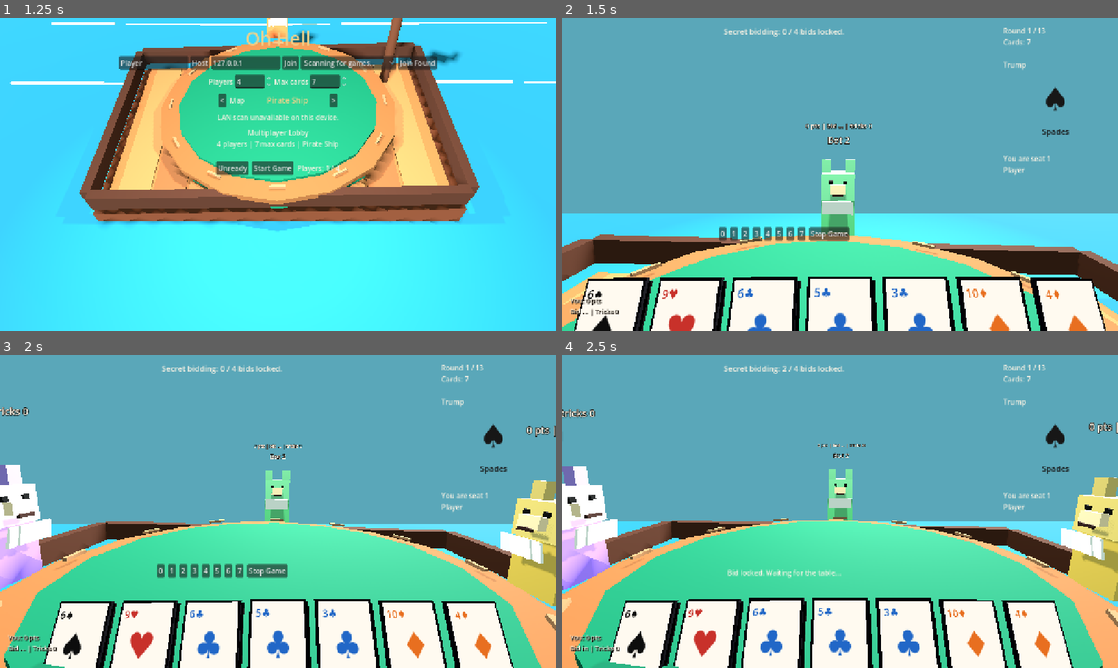
Above: before the commit, frames 1-4 (two rows, left to right).
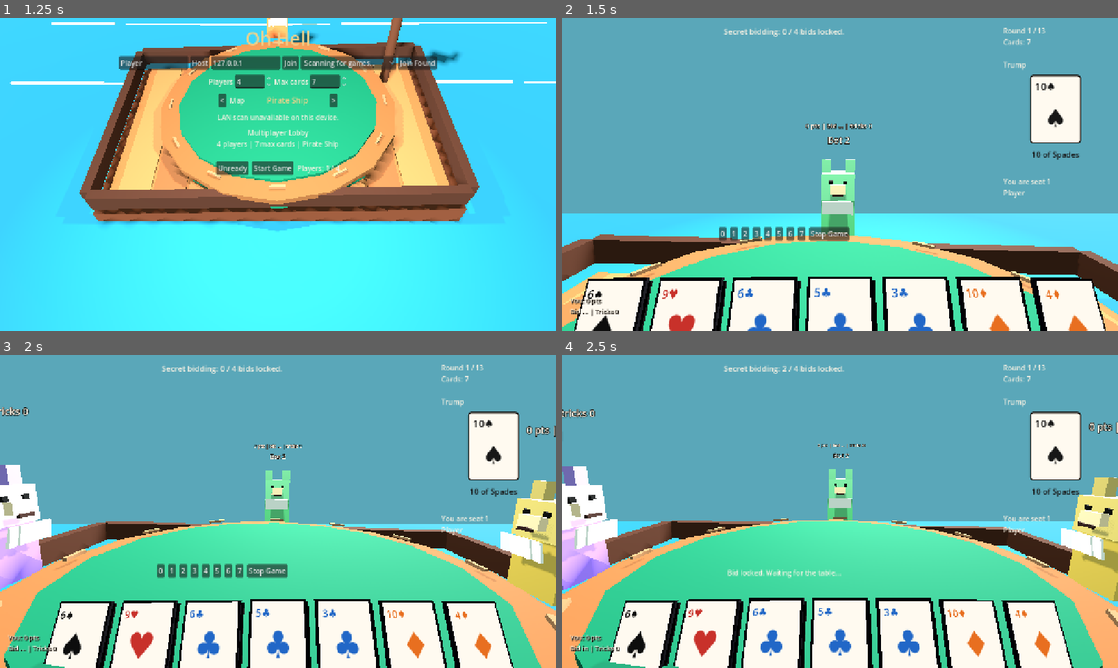
Above: after the commit, the same moments.

Repository: JordanOakFox/oh-hell-godot
Game: Godot game, scene res://scenes/main.tscn
Same seed, same stepped clock (60 frames per second), same inputs: the game is played once before the commit and once after it.
Inputs:
- Up to frame 1 (1.25 s): click "Ready" at 0.5 s
- Up to frame 2 (1.5 s): click "Start Game" at 1.25 s
- Up to frame 3 (2 s): no input
- Up to frame 4 (2.5 s): click "0" at 2 s

Frame 1 is identical in both runs. In frame 2, 2.4% of the frame differs, in the area x 79-94%, y 18-58%; in frame 3, 2.4%; in frame 4, 2.4%.

Commit message:
Show actual trump card

Diff:
--- a/scripts/game_rules.gd
+++ b/scripts/game_rules.gd
@@ -59,6 +59,7 @@
 	return {
 		"hands": hands,
 		"trump": deck[cursor]["suit"],
+		"trump_card": deck[cursor],
 	}
 
 func legal_cards(hand: Array, led_suit) -> Array:
--- a/scripts/main.gd
+++ b/scripts/main.gd
@@ -51,7 +51,9 @@
 var map_name_label: Label
 var right_info_panel: VBoxContainer
 var right_info_label: Label
-var trump_symbol_label: Label
+var trump_card_panel: PanelContainer
+var trump_card_rank_label: Label
+var trump_card_suit_label: Label
 var trump_name_label: Label
 var seat_info_label: Label
 var trick_box: HBoxContainer
@@ -290,11 +292,40 @@
 	right_info_label.add_theme_color_override("font_color", Color("#f7f1e3"))
 	right_info_panel.add_child(right_info_label)
 
-	trump_symbol_label = Label.new()
-	trump_symbol_label.horizontal_alignment = HORIZONTAL_ALIGNMENT_CENTER
-	trump_symbol_label.add_theme_font_size_override("font_size", 76)
-	trump_symbol_label.custom_minimum_size = Vector2(0, 84)
-	right_info_panel.add_child(trump_symbol_label)
+	trump_card_panel = PanelContainer.new()
+	trump_card_panel.custom_minimum_size = Vector2(118, 158)
+	trump_card_panel.size_flags_horizontal = Control.SIZE_SHRINK_CENTER
+	var trump_card_style := StyleBoxFlat.new()
+	trump_card_style.bg_color = Color("#fffaf0")
+	trump_card_style.border_color = Color("#17110c")
+	trump_card_style.set_border_width_all(3)
+	trump_card_style.set_corner_radius_all(7)
+	trump_card_panel.add_theme_stylebox_override("panel", trump_card_style)
+	right_info_panel.add_child(trump_card_panel)
+
+	var trump_card_margin := MarginContainer.new()
+	trump_card_margin.add_theme_constant_override("margin_left", 8)
+	trump_card_margin.add_theme_constant_override("margin_top", 6)
+	trump_card_margin.add_theme_constant_override("margin_right", 8)
+	trump_card_margin.add_theme_constant_override("margin_bottom", 6)
+	trump_card_panel.add_child(trump_card_margin)
+
+	var trump_card_column := VBoxContainer.new()
+	trump_card_column.alignment = BoxContainer.ALIGNMENT_CENTER
+	trump_card_column.add_theme_constant_override("separation", 4)
+	trump_card_margin.add_child(trump_card_column)
+
+	trump_card_rank_label = Label.new()
+	trump_card_rank_label.horizontal_alignment = HORIZONTAL_ALIGNMENT_LEFT
+	trump_card_rank_label.add_theme_font_size_override("font_size", 24)
+	trump_card_column.add_child(trump_card_rank_label)
+
+	trump_card_suit_label = Label.new()
+	trump_card_suit_label.horizontal_alignment = HORIZONTAL_ALIGNMENT_CENTER
+	trump_card_suit_label.vertical_alignment = VERTICAL_ALIGNMENT_CENTER
+	trump_card_suit_label.add_theme_font_size_override("font_size", 58)
+	trump_card_suit_label.size_flags_vertical = Control.SIZE_EXPAND_FILL
+	trump_card_column.add_child(trump_card_suit_label)
 
 	trump_name_label = Label.new()
 	trump_name_label.horizontal_alignment = HORIZONTAL_ALIGNMENT_CENTER
@@ -404,6 +435,7 @@
 		"bid_submitted": _filled_array(lobby_player_count, false),
 		"tricks_won": _filled_array(lobby_player_count, 0),
 		"trump": "",
+		"trump_card": {},
 		"trick": [],
 		"led_suit": null,
 		"leader": 0,
@@ -441,6 +473,7 @@
 		"bid_submitted": _filled_array(lobby_player_count, false),
 		"tricks_won": _filled_array(lobby_player_count, 0),
 		"trump": "",
+		"trump_card": {},
 		"trick": [],
 		"led_suit": null,
 		"leader": 0,
@@ -479,6 +512,7 @@
 		"bid_submitted": [],
 		"tricks_won": [],
 		"trump": "",
+		"trump_card": {},
 		"trick": [],
 		"led_suit": null,
 		"leader": 0,
@@ -501,6 +535,7 @@
 	var deal := GameRules.deal_round(state["num_players"], round_size, rng)
 	state["hands"] = deal["hands"]
 	state["trump"] = deal["trump"]
+	state["trump_card"] = deal["trump_card"]
 	state["bids"] = []
 	state["bids"].resize(state["num_players"])
 	state["bids"].fill(null)
@@ -668,12 +703,23 @@
 
 func _render_trump_symbol() -> void:
 	var trump := str(view_state.get("trump", ""))
-	trump_symbol_label.text = SUIT_SYMBOLS.get(trump, trump)
-	trump_symbol_label.add_theme_color_override("font_color", SUIT_COLORS.get(trump, Color("#f7f1e3")))
+	var trump_card: Dictionary = view_state.get("trump_card", {})
+	var rank_text := "?"
+	if trump_card.has("rank"):
+		rank_text = _rank_text(int(trump_card["rank"]))
+	var suit_symbol: String = SUIT_SYMBOLS.get(trump, trump)
+	var color: Color = SUIT_COLORS.get(trump, Color("#17110c"))
+	trump_card_rank_label.text = "%s%s" % [rank_text, suit_symbol]
+	trump_card_rank_label.add_theme_color_override("font_color", color)
+	trump_card_suit_label.text = suit_symbol
+	trump_card_suit_label.add_theme_color_override("font_color", color)
 	var trump_name: String = GameRules.SUIT_NAMES.get(trump, trump)
-	trump_name_label.text = trump_name
+	trump_name_label.text = "%s of %s" % [rank_text, trump_name] if trump_card.has("rank") else trump_name
 	trump_name_label.add_theme_color_override("font_color", SUIT_COLORS.get(trump, Color("#f7f1e3")))
-	trump_symbol_label.tooltip_text = trump_name
+	trump_card_panel.tooltip_text = "Trump card: %s" % trump_name_label.text
+
+func _rank_text(rank: int) -> String:
+	return str(GameRules.RANK_NAMES.get(rank, rank))
 
 func _discovery_info() -> Dictionary:
 	var connected_count := _connected_count()
@@ -1666,6 +1712,7 @@
 		"bid_submitted": _filled_array(lobby_player_count, false),
 		"tricks_won": _filled_array(lobby_player_count, 0),
 		"trump": "",
+		"trump_card": {},
 		"trick": [],
 		"led_suit": null,
 		"leader": 0,
